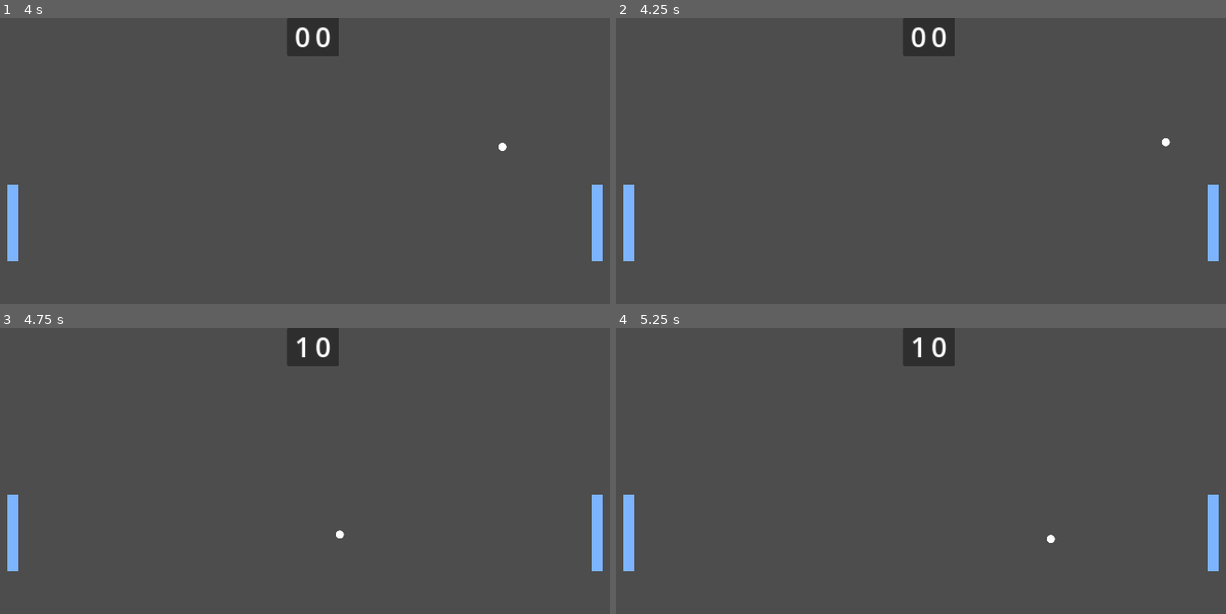
Above: before the commit, frames 1-4 (two rows, left to right).
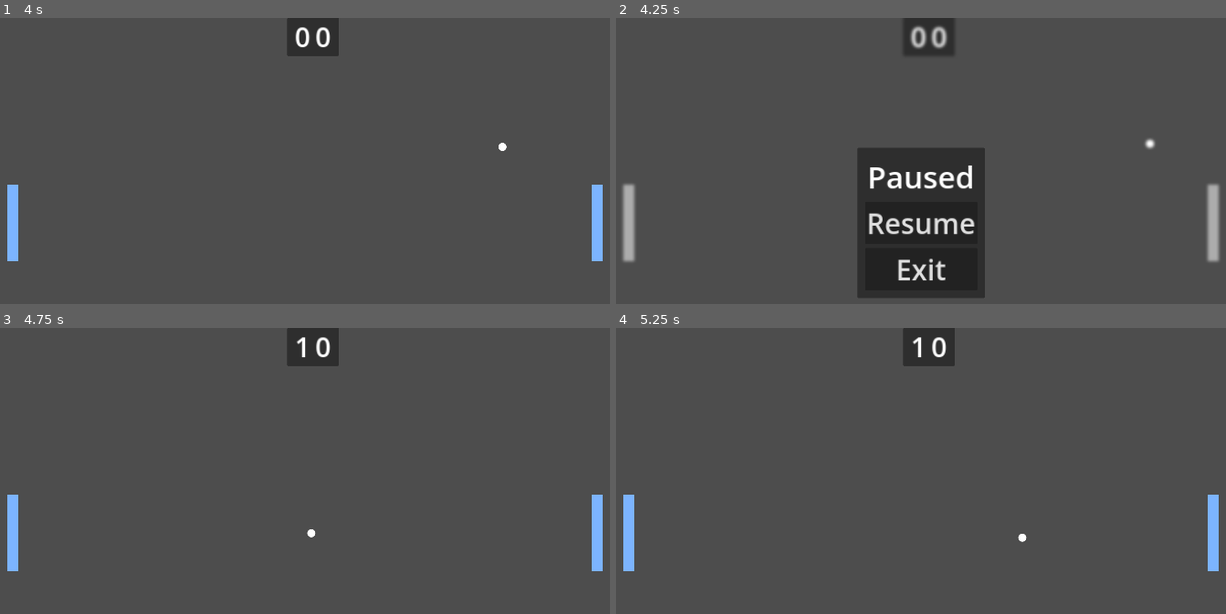
Above: after the commit, the same moments.

Repository: Telokis/MyPong
Game: Godot game, scene res://Scenes/Game/game.tscn
The game is run twice, just before and just after one commit, with the same random seed, the same clock (stepped at 60 frames per second) and the same inputs.
Inputs (mouse positions are in pixels of both pictures, inside the frame that each line leads up to):
- Up to frame 1 (4 s): tap Enter at 0.5 s; tap Space at 2 s
- Up to frame 2 (4.25 s): tap Escape (pause, bound only after the commit) at 4.15 s
- Up to frame 3 (4.75 s): click (305, 533) at 4.25 s, where only the run after the commit has a clickable "Resume"
- Up to frame 4 (5.25 s): no input

Frame 1 is identical in both runs. In frame 2, 12% of the frame differs, in the area x 1-99%, y 2-98%; in frame 3, less than 0.1%; in frame 4, less than 0.1%.

Commit message:
Basic pause menu

Diff:
--- a/Ball/ball.gd
+++ b/Ball/ball.gd
@@ -9,6 +9,7 @@
 		_update_radius()
 
 @export_range(10, 500, 10, "suffix:px/s") var speed: float = 100
+@onready var audio_stream_player_2d: AudioStreamPlayer2D = $AudioStreamPlayer2D
 
 func _ready():
 	$ColoredCircle.color = Color.WHITE
@@ -32,6 +33,7 @@
 	var collision = move_and_collide(velocity * delta)
 
 	if (collision):
+		audio_stream_player_2d.play()
 		velocity = velocity.bounce(collision.get_normal())
 
 func _random_angle() -> float:
--- a/Ball/ball.tscn
+++ b/Ball/ball.tscn
@@ -1,7 +1,8 @@
-[gd_scene load_steps=4 format=3 uid="uid://dq5korusp4lv3"]
+[gd_scene load_steps=5 format=3 uid="uid://dq5korusp4lv3"]
 
 [ext_resource type="Script" path="res://Ball/ball.gd" id="1_fhtcm"]
 [ext_resource type="PackedScene" uid="uid://txb0358c4op7" path="res://ColoredCircle/colored_circle.tscn" id="2_nip3o"]
+[ext_resource type="AudioStream" uid="uid://mbhilxy3l0mo" path="res://Audio/SFX/BallBeeps/Beep1.wav" id="3_checn"]
 
 [sub_resource type="CircleShape2D" id="CircleShape2D_vq46o"]
 radius = 25.0
@@ -20,3 +21,5 @@
 antialiased = true
 
 [node name="AudioStreamPlayer2D" type="AudioStreamPlayer2D" parent="."]
+stream = ExtResource("3_checn")
+bus = &"SFX"
--- /dev/null
+++ b/Scenes/Game/game.gd
@@ -0,0 +1,7 @@
+extends Node2D
+
+@onready var pause_menu: CanvasLayer = $PauseMenu
+
+func _input(event: InputEvent) -> void:
+	if event.is_action("pause"):
+		pause_menu._on_pause()
--- a/Scenes/Game/game.tscn
+++ b/Scenes/Game/game.tscn
@@ -1,16 +1,19 @@
-[gd_scene load_steps=8 format=3 uid="uid://behcs06e32rua"]
+[gd_scene load_steps=10 format=3 uid="uid://behcs06e32rua"]
 
+[ext_resource type="Script" path="res://Scenes/Game/game.gd" id="1_mxu7i"]
 [ext_resource type="PackedScene" uid="uid://cnexeijychkll" path="res://World/world.tscn" id="1_wgw03"]
 [ext_resource type="PackedScene" uid="uid://cd6jcl20khgyf" path="res://Goal/goal.tscn" id="2_mgkcf"]
 [ext_resource type="PackedScene" uid="uid://b0fuclmjow86b" path="res://Paddle/paddle.tscn" id="3_58kbs"]
 [ext_resource type="PackedScene" uid="uid://cull833l5nuqp" path="res://Paddle/controllers/player_paddle_controller.tscn" id="4_fxn4u"]
 [ext_resource type="PackedScene" uid="uid://dq5korusp4lv3" path="res://Ball/ball.tscn" id="5_7ddw6"]
 [ext_resource type="PackedScene" uid="uid://bgugp4up576wn" path="res://ui/ui.tscn" id="6_ie3hu"]
+[ext_resource type="PackedScene" uid="uid://dictko6ob1jwp" path="res://ui/PauseMenu/pause_menu.tscn" id="7_w8i4v"]
 
 [sub_resource type="RectangleShape2D" id="RectangleShape2D_g1cn8"]
 size = Vector2(173, 1080)
 
 [node name="Game" type="Node2D"]
+script = ExtResource("1_mxu7i")
 
 [node name="World" parent="." instance=ExtResource("1_wgw03")]
 
@@ -55,3 +58,6 @@
 speed = 500.0
 
 [node name="UI" parent="." instance=ExtResource("6_ie3hu")]
+
+[node name="PauseMenu" parent="." instance=ExtResource("7_w8i4v")]
+visible = false
--- a/World/world.tscn
+++ b/World/world.tscn
@@ -10,24 +10,32 @@
 
 [node name="LeftWall" type="StaticBody2D" parent="."]
 position = Vector2(0, 540)
+collision_layer = 2
+collision_mask = 5
 
 [node name="CollisionShape2D" type="CollisionShape2D" parent="LeftWall"]
 shape = SubResource("RectangleShape2D_nspyw")
 
 [node name="RightWall" type="StaticBody2D" parent="."]
 position = Vector2(1920, 540)
+collision_layer = 2
+collision_mask = 5
 
 [node name="CollisionShape2D" type="CollisionShape2D" parent="RightWall"]
 shape = SubResource("RectangleShape2D_nspyw")
 
 [node name="TopWall" type="StaticBody2D" parent="."]
 position = Vector2(960, 0)
+collision_layer = 2
+collision_mask = 5
 
 [node name="CollisionShape2D" type="CollisionShape2D" parent="TopWall"]
 shape = SubResource("RectangleShape2D_6sq6j")
 
 [node name="BottomWall" type="StaticBody2D" parent="."]
 position = Vector2(960, 1080)
+collision_layer = 2
+collision_mask = 5
 
 [node name="CollisionShape2D" type="CollisionShape2D" parent="BottomWall"]
 shape = SubResource("RectangleShape2D_6sq6j")
--- /dev/null
+++ b/default_bus_layout.tres
@@ -0,0 +1,15 @@
+[gd_resource type="AudioBusLayout" format=3 uid="uid://dv2c1lun2vspt"]
+
+[resource]
+bus/1/name = &"Music"
+bus/1/solo = false
+bus/1/mute = false
+bus/1/bypass_fx = false
+bus/1/volume_db = 0.0
+bus/1/send = &"Master"
+bus/2/name = &"SFX"
+bus/2/solo = false
+bus/2/mute = false
+bus/2/bypass_fx = false
+bus/2/volume_db = 0.0
+bus/2/send = &"Master"
--- a/project.godot
+++ b/project.godot
@@ -48,6 +48,11 @@
 "events": [Object(InputEventKey,"resource_local_to_scene":false,"resource_name":"","device":-1,"window_id":0,"alt_press …(192 unchanged characters)…
 ]
 }
+pause={
+"deadzone": 0.5,
+"events": [Object(InputEventKey,"resource_local_to_scene":false,"resource_name":"","device":-1,"window_id":0,"alt_pressed":false,"shift_pressed":false,"ctrl_pressed":false,"meta_pressed":false,"pressed":false,"keycode":0,"physical_keycode":4194305,"key_label":0,"unicode":0,"location":0,"echo":false,"script":null)
+]
+}
 
 [layer_names]
 
--- /dev/null
+++ b/ui/PauseMenu/blur.gdshader
@@ -0,0 +1,9 @@
+shader_type canvas_item;
+
+uniform float lod: hint_range(0.0, 5.0) = 0.0;
+uniform sampler2D SCREEN_TEXTURE: hint_screen_texture, filter_linear_mipmap;
+
+void fragment() {
+	vec4 color = texture(SCREEN_TEXTURE, SCREEN_UV, lod);
+	COLOR = vec4(vec3(0.299 * color.r + 0.587 * color.g + 0.114 * color.b), 1.0);
+}
--- /dev/null
+++ b/ui/PauseMenu/pause_menu.gd
@@ -0,0 +1,10 @@
+extends CanvasLayer
+
+
+func _on_pause():
+	get_tree().paused = true
+	show()
+
+func _on_unpause():
+	hide()
+	get_tree().paused = false
--- /dev/null
+++ b/ui/PauseMenu/pause_menu.tscn
@@ -0,0 +1,75 @@
+[gd_scene load_steps=5 format=3 uid="uid://dictko6ob1jwp"]
+
+[ext_resource type="Script" path="res://ui/PauseMenu/pause_menu.gd" id="1_d2108"]
+[ext_resource type="Theme" uid="uid://cw45l3bp8f0il" path="res://ui/Themes/my_theme.tres" id="1_su71u"]
+[ext_resource type="Shader" path="res://ui/PauseMenu/blur.gdshader" id="2_eq8l5"]
+
+[sub_resource type="ShaderMaterial" id="ShaderMaterial_b3xd4"]
+shader = ExtResource("2_eq8l5")
+shader_parameter/lod = 1.0
+
+[node name="PauseMenu" type="CanvasLayer"]
+process_mode = 2
+script = ExtResource("1_d2108")
+
+[node name="Control" type="ColorRect" parent="."]
+material = SubResource("ShaderMaterial_b3xd4")
+anchors_preset = 15
+anchor_right = 1.0
+anchor_bottom = 1.0
+grow_horizontal = 2
+grow_vertical = 2
+color = Color(1, 1, 1, 0)
+
+[node name="PanelContainer" type="PanelContainer" parent="Control"]
+layout_mode = 1
+anchors_preset = 8
+anchor_left = 0.5
+anchor_top = 0.5
+anchor_right = 0.5
+anchor_bottom = 0.5
+offset_left = -167.0
+offset_top = -195.0
+offset_right = 167.0
+offset_bottom = 195.0
+grow_horizontal = 2
+grow_vertical = 2
+
+[node name="MarginContainer" type="MarginContainer" parent="Control/PanelContainer"]
+layout_mode = 2
+size_flags_horizontal = 4
+size_flags_vertical = 4
+theme = ExtResource("1_su71u")
+theme_override_constants/margin_left = 20
+theme_override_constants/margin_top = 20
+theme_override_constants/margin_right = 20
+theme_override_constants/margin_bottom = 20
+
+[node name="VBoxContainer" type="VBoxContainer" parent="Control/PanelContainer/MarginContainer"]
+layout_mode = 2
+size_flags_horizontal = 4
+size_flags_vertical = 4
+theme_override_constants/separation = 10
+
+[node name="PausedLabel" type="Label" parent="Control/PanelContainer/MarginContainer/VBoxContainer"]
+layout_mode = 2
+theme = ExtResource("1_su71u")
+theme_type_variation = &"HugeLabel"
+text = "Paused"
+horizontal_alignment = 1
+
+[node name="ResumeButton" type="Button" parent="Control/PanelContainer/MarginContainer/VBoxContainer"]
+unique_name_in_owner = true
+layout_mode = 2
+theme = ExtResource("1_su71u")
+theme_type_variation = &"HugeButton"
+text = "Resume"
+
+[node name="ExitButton" type="Button" parent="Control/PanelContainer/MarginContainer/VBoxContainer"]
+unique_name_in_owner = true
+layout_mode = 2
+theme = ExtResource("1_su71u")
+theme_type_variation = &"HugeButton"
+text = "Exit"
+
+[connection signal="pressed" from="Control/PanelContainer/MarginContainer/VBoxContainer/ResumeButton" to="." method="_on_unpause"]
--- /dev/null
+++ b/ui/Themes/my_theme.tres
@@ -0,0 +1,7 @@
+[gd_resource type="Theme" format=3 uid="uid://cw45l3bp8f0il"]
+
+[resource]
+HugeButton/base_type = &"Button"
+HugeButton/font_sizes/font_size = 74
+HugeLabel/base_type = &"Label"
+HugeLabel/font_sizes/font_size = 80
Not shown, added: Audio/SFX/BallBeeps/Beep1.wav.import
Not shown, added: Audio/SFX/BallBeeps/Beep2.wav.import
Not shown, added: Audio/SFX/BallBeeps/Beep1.wav
Not shown, added: Audio/SFX/BallBeeps/Beep2.wav
